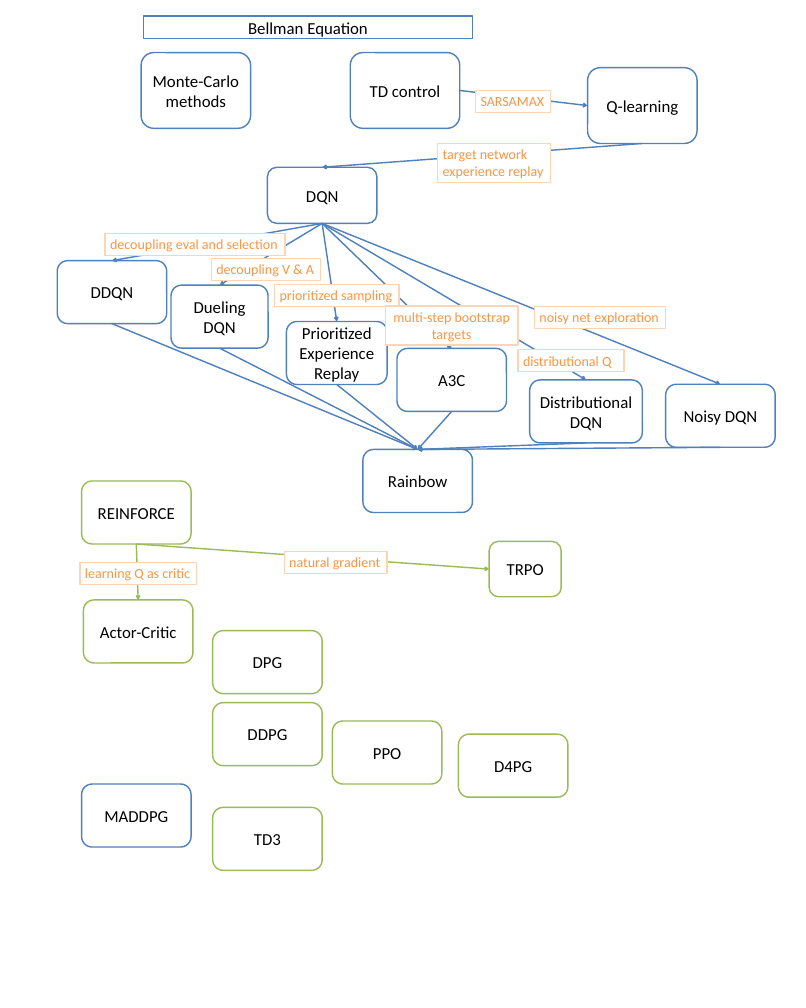
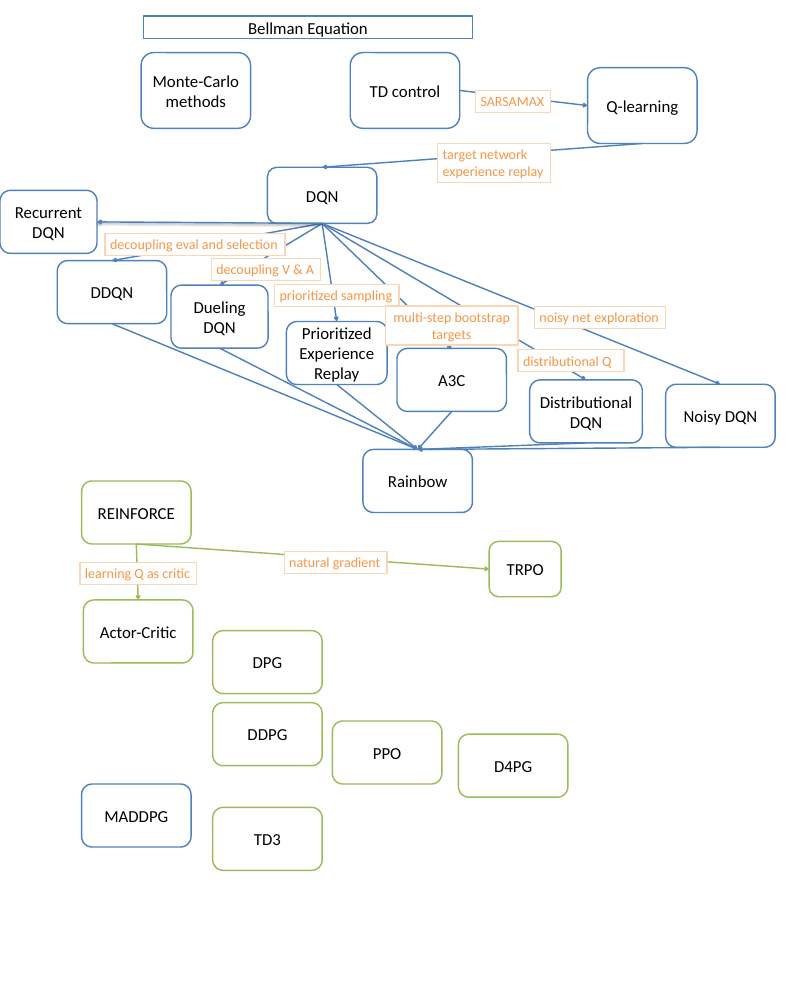
Before and after one commit to jionglearningzhang/jionglearningzhang.github.io, a slide deck: slide 1 of images/rl_algos.pptx. Drawn at 806x1008 pixels with LibreOffice and Linux fonts; fonts in the diff are those of the drawing. Boxes give left, top, right and bottom in pixels: in the first picture for what was removed or moved away, otherwise in the second. Text is boxed around its words. In the diff, an @@ line names an element or a change of style, - is before the commit and + after.

```diff
--- a/images/rl_algos.pptx
+++ b/images/rl_algos.pptx
@@ rounded rectangle added at (0,190,97,253), fill #FFFFFF, outline #4F81BD 2 pt, 24 pt, text #000000 @@
+Recurrent
+DQN
@@ arrow added from (322, 223) to (97, 222), #4F81BD 2 pt @@
```
Also in this commit, not shown: 2 other files.
